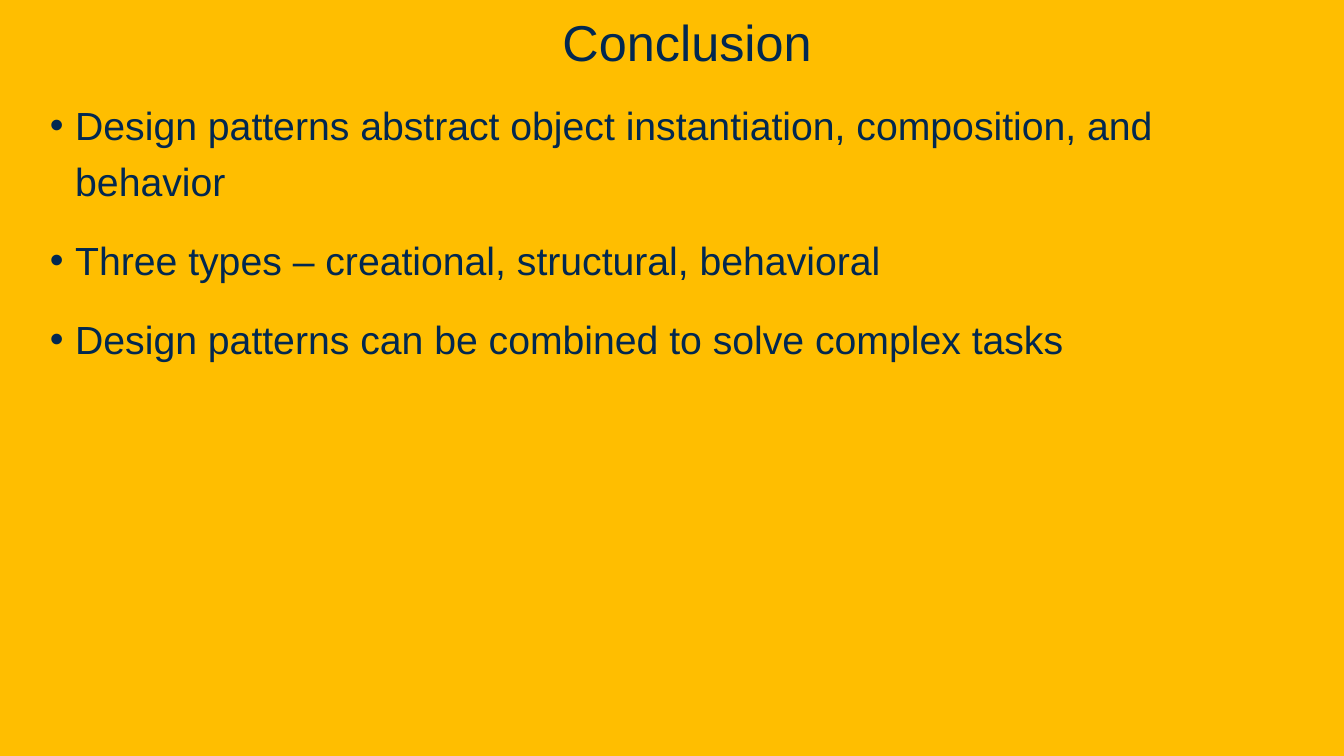
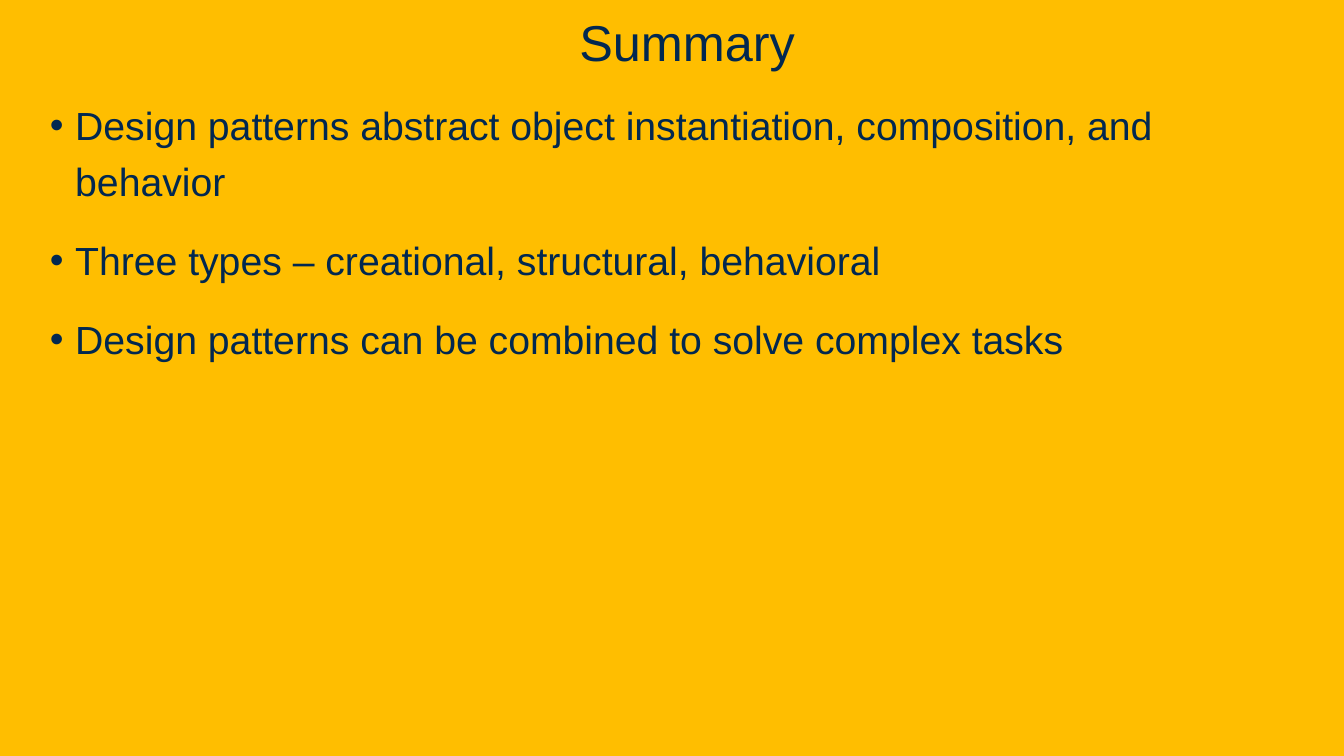
Before and after one commit to davsec-teaching/ECS160-Winter2025, a slide deck: slide 127 of slides/8_design_patterns.pptx (slide 104 before the commit). Drawn at 1344x756 pixels with LibreOffice and Linux fonts; fonts in the diff are those of the drawing; background and template pictures are left out. Boxes give left, top, right and bottom in pixels: in the first picture for what was removed or moved away, otherwise in the second. Text is boxed around its words. In the diff, an @@ line names an element or a change of style, - is before the commit and + after.

```diff
--- a/slides/8_design_patterns.pptx
+++ b/slides/8_design_patterns.pptx
@@ title at (x1=579, y1=25, x2=795, y2=71): text changed @@
-Conclusion
+Summary
```
Also in this commit, not shown: 15 other slides changed, 28 slides added, 2 slides removed.
